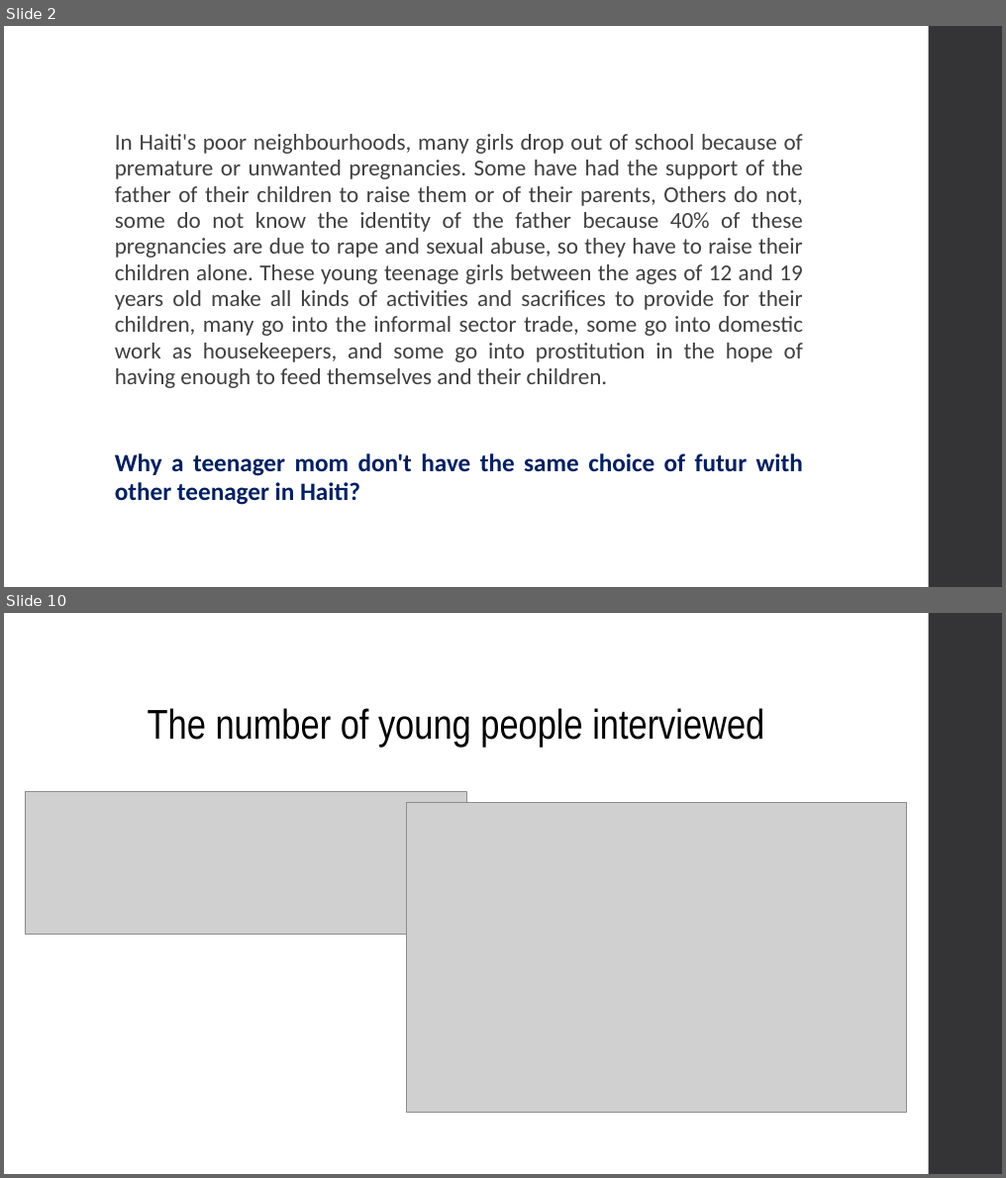
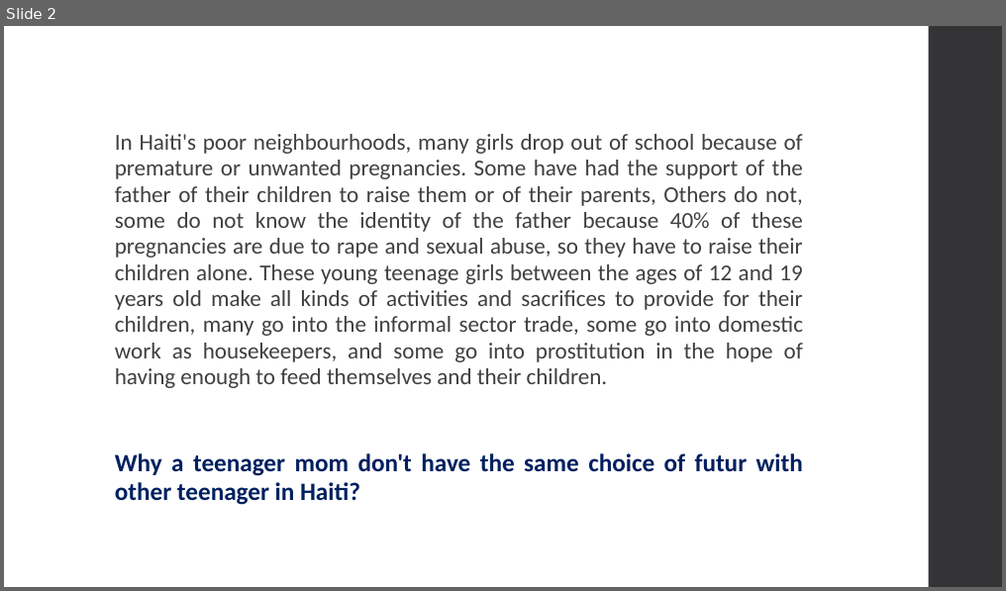
Before and after one commit to Maickery/Child_of_change, a slide deck: Result/Presentation.pptx. Shown one above the other, each under a label of ours: slides 2 and 10 before the commit, slide 2 after it; the slides between them are not shown. The pictures are 1006x1178 and 1006x591 pixels, drawn with LibreOffice and Linux fonts; fonts in the diff are those of the drawing; grey boxes stand for pictures. Boxes give left, top, right and bottom in pixels: in the first picture for what was removed or moved away, otherwise in the second. Text is boxed around its words. In the diff, an @@ line names an element or a change of style, - is before the commit and + after.

```diff
--- a/Result/Presentation.pptx
+++ b/Result/Presentation.pptx
@@ slide 10 removed at box(4, 613, 1002, 1174), background #FFFFFF; not listed: 1 template element that a slide beside it also shows @@
@@ text removed at box(148, 708, 764, 746) @@
-The number of young people interviewed
@@ picture removed at box(25, 792, 467, 935) @@
@@ picture removed at box(406, 802, 907, 1113) @@
```
Also in this commit, not shown: 7 slides changed, 4 slides added, 1 other slide removed, 1 other file.
